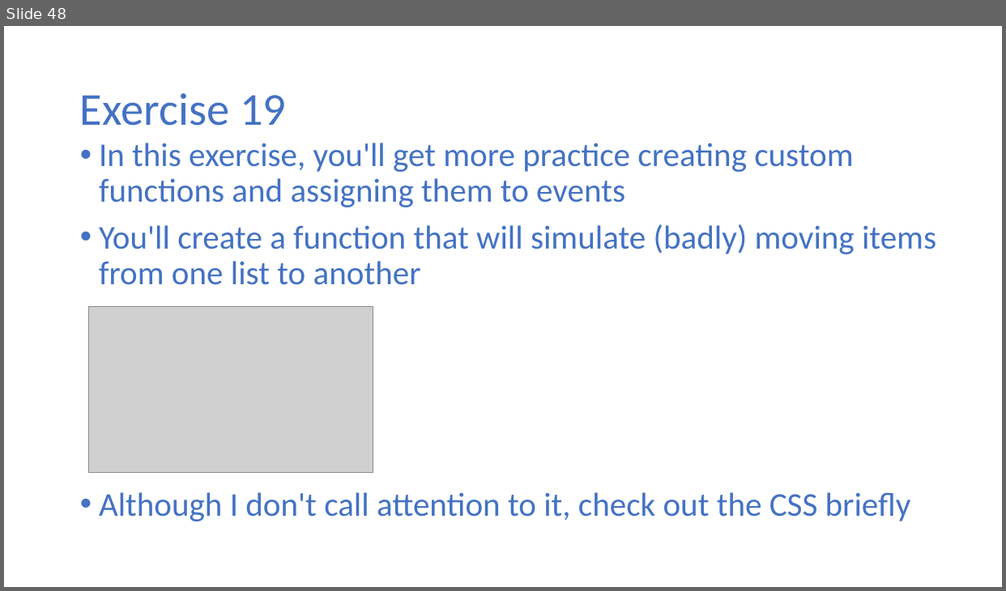
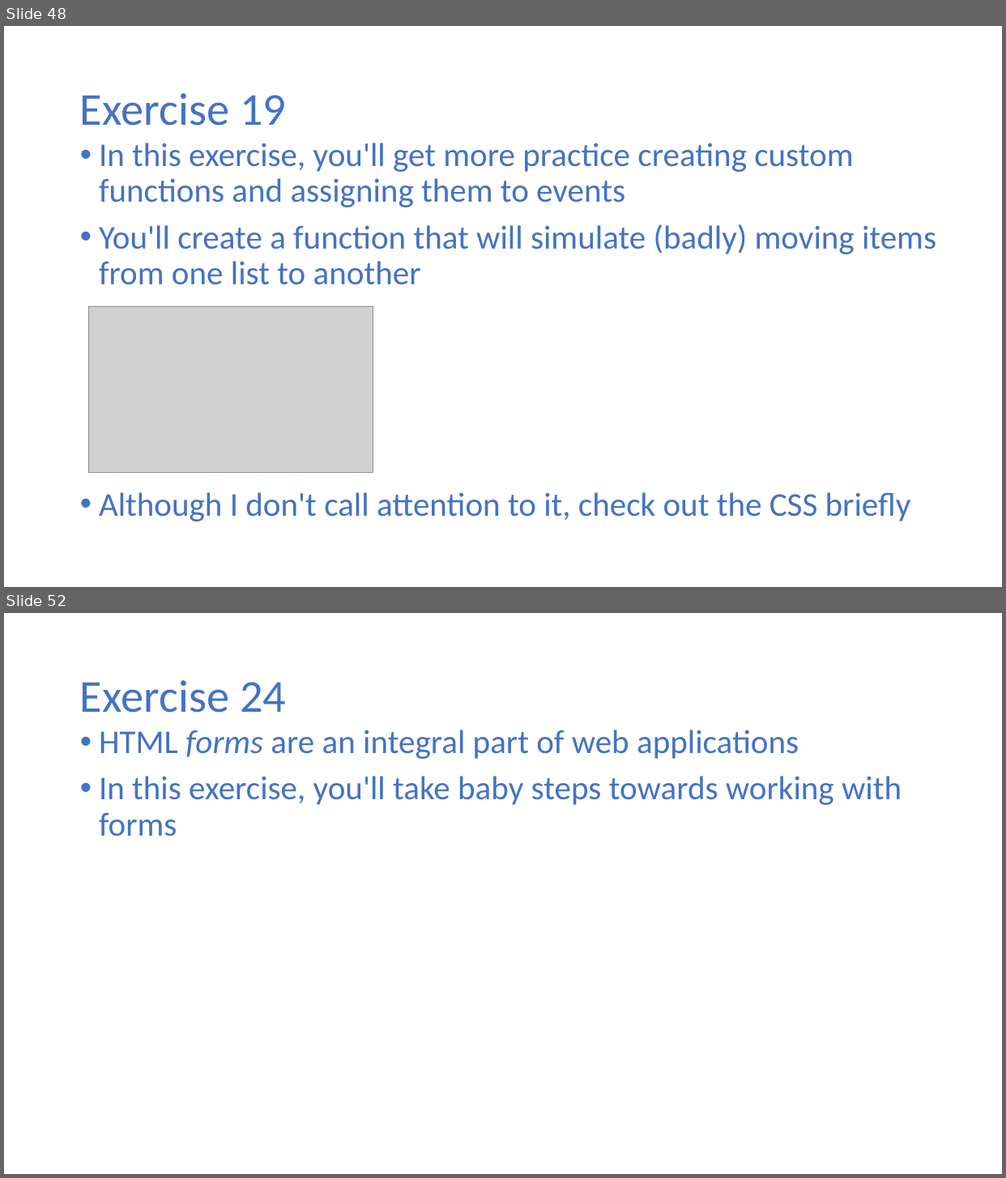
Before and after one commit to halbhelms/codingcareer, a slide deck: public/video-presentation/video-presentation.pptx. Shown one above the other, each under a label of ours: slide 48 before the commit, slides 48 and 52 after it; the slides between them are not shown. The pictures are 1006x591 and 1006x1178 pixels, drawn with LibreOffice and Linux fonts; fonts in the diff are those of the drawing; grey boxes stand for pictures. Boxes give left, top, right and bottom in pixels: in the first picture for what was removed or moved away, otherwise in the second. Text is boxed around its words. In the diff, an @@ line names an element or a change of style, - is before the commit and + after.

```diff
--- a/public/video-presentation/video-presentation.pptx
+++ b/public/video-presentation/video-presentation.pptx
@@ slide 52 added at <box>4,613,1002,1174</box>, background #FFFFFF @@
@@ title added at <box>80,680,286,713</box>, 44 pt, text #4472C4 @@
+Exercise 24
@@ text added at <box>99,730,901,837</box>, 32 pt, text #4472C4 @@
+• HTML forms are an integral part of web applications
+• In this exercise, you'll take baby steps towards working with forms
```
Also in this commit, not shown: 8 other slides added, 1 other file.
